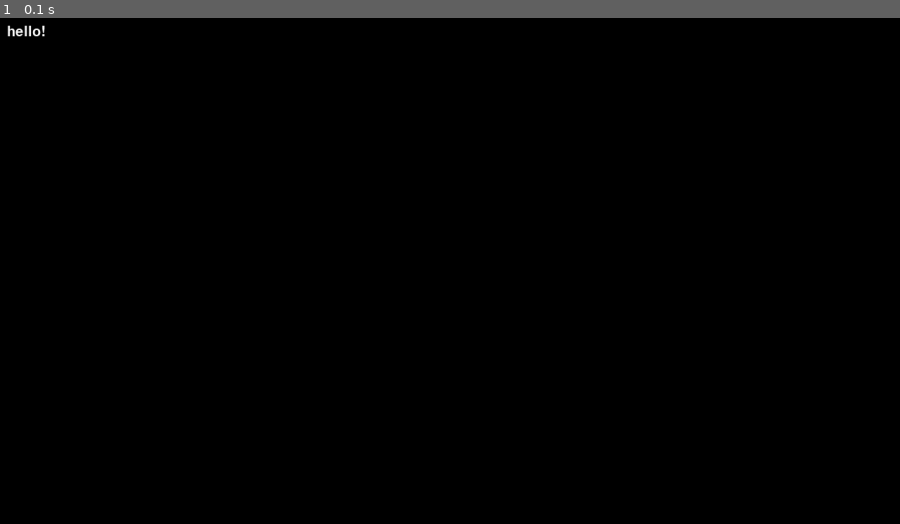
Above: before the commit, frame 1.
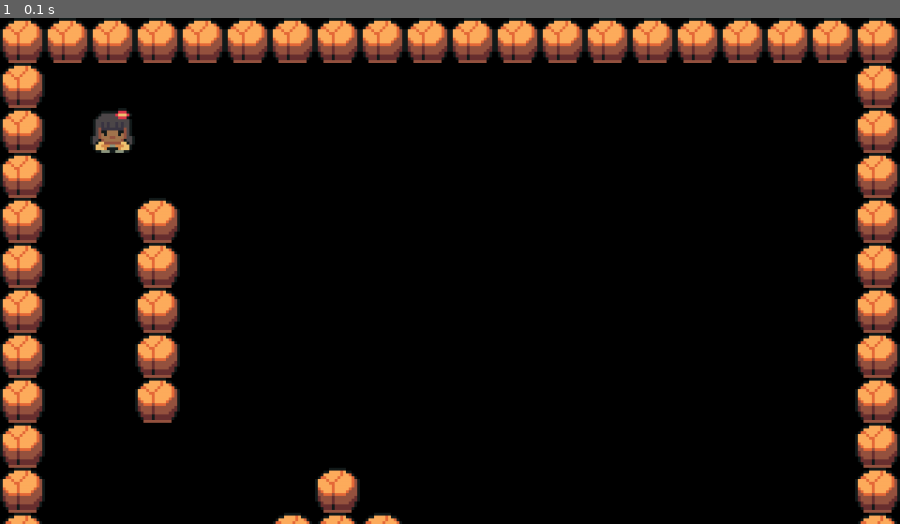
Above: after the commit, the same moment.

Repository: sdk0124/pygame_zelda
Game: pygame game, started from code/main.py
Same seed, same stepped clock (60 frames per second), same inputs: the game is played once before the commit and once after it.
Inputs:
- Up to frame 1 (0.1 s): no input

The runs differ from the first frame. In frame 1, 18% of the frame differs, in the area x 0-100%, y 0-100%.

Commit message:
add graphics resource and level setup

Diff:
--- /dev/null
+++ b/code/level.py
@@ -0,0 +1,32 @@
+# level setting
+import pygame
+from setting import *
+from tile import Tile
+from player import Player
+
+class Level:
+    def __init__(self):
+
+        # get the display surface
+        self.display_surface = pygame.display.get_surface()
+
+        # sprite group setup
+        self.visible_sprites = pygame.sprite.Group() # 화면에 그려지는 모든 스프라이트들의 그룹
+        self.obstacle_sprites = pygame.sprite.Group() # 플레이어와 충돌 가능한 모든 스프라이트들의 그룹
+
+        # sprite setup
+        self.create_map()
+
+    def create_map(self):
+        for row_idx, row in enumerate(WORLD_MAP):
+            for col_idx, col in enumerate(row):
+                x = col_idx * TILESIZE
+                y = row_idx * TILESIZE
+                if col == 'x':
+                    Tile((x, y), [self.visible_sprites, self.obstacle_sprites])
+                if col == 'p':
+                    Player((x, y), [self.visible_sprites])
+
+    def run(self):
+        # update and draw the game
+        self.visible_sprites.draw(self.display_surface)
--- a/main.py
+++ b/code/main.py
@@ -1,5 +1,7 @@
 import pygame, sys
 from setting import *
+from level import Level
+
 from debug import debug
 
 class Game:
@@ -7,7 +9,10 @@
 
         pygame.init()
         self.screen = pygame.display.set_mode((WIDTH, HEIGHT))
+        pygame.display.set_caption("Project Zelda")
         self.clock = pygame.time.Clock()
+
+        self.level = Level()
 
     def run(self):
         while True:
@@ -17,7 +22,7 @@
                     sys.exit()
 
             self.screen.fill('black')
-            debug("hello!")
+            self.level.run()
             pygame.display.update()
             self.clock.tick(FPS)
 
--- /dev/null
+++ b/code/player.py
@@ -0,0 +1,10 @@
+import pygame, os
+from setting import *
+
+class Player(pygame.sprite.Sprite):
+    def __init__(self, position, groups):
+        super().__init__(groups)
+        base_path = os.path.dirname(__file__)
+        image_path = os.path.join(base_path, '../graphics/test/player.png')
+        self.image = pygame.image.load(image_path).convert_alpha()
+        self.rect = self.image.get_rect(topleft = position)
--- /dev/null
+++ b/code/tile.py
@@ -0,0 +1,10 @@
+import pygame, os
+from setting import *
+
+class Tile(pygame.sprite.Sprite):
+    def __init__(self, position, groups):
+        super().__init__(groups)
+        base_path = os.path.dirname(__file__)
+        image_path = os.path.join(base_path, '../graphics/test/rock.png')
+        self.image = pygame.image.load(image_path).convert_alpha()
+        self.rect = self.image.get_rect(topleft = position)
Renamed: debug.py -> code/debug.py
Renamed: setting.py -> code/setting.py
Binary file added: graphics/font/joystix.ttf
Binary file added: graphics/grass/grass_1.png
Binary file added: graphics/grass/grass_2.png
Binary file added: graphics/grass/grass_3.png
Binary file added: graphics/monsters/bamboo/attack/0.png
Binary file added: graphics/monsters/bamboo/idle/0.png
Binary file added: graphics/monsters/bamboo/idle/1.png
Binary file added: graphics/monsters/bamboo/idle/2.png
Binary file added: graphics/monsters/bamboo/idle/3.png
Binary file added: graphics/monsters/bamboo/move/0.png
(and 266 more such lines)
